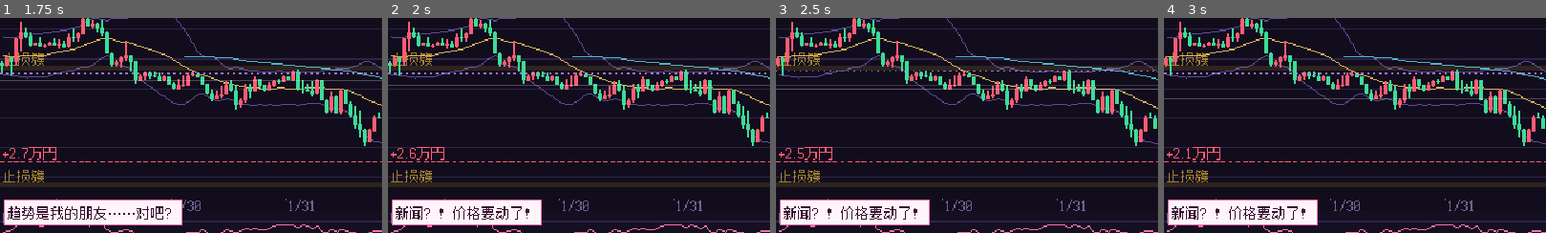
Above: before the commit, frames 1-4 (left to right).
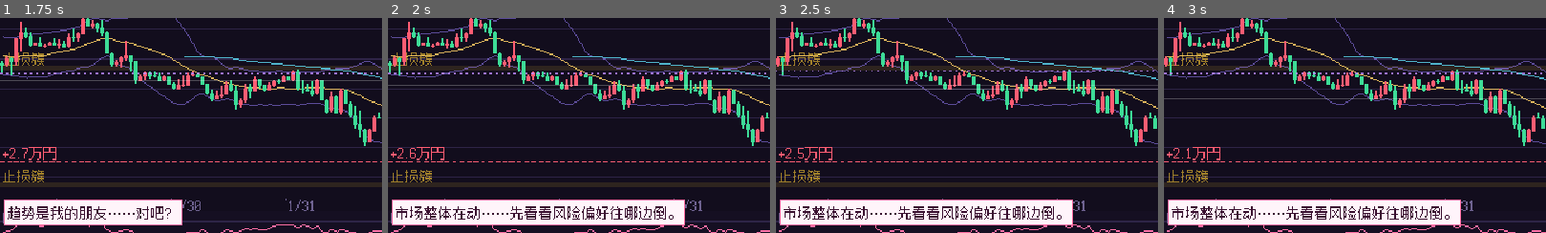
Above: after the commit, the same moments.

Repository: zeroa234/kurumi-fx-rogue
Game: Godot game, scene res://src/scenes/sandbox.tscn
Same seed, same stepped clock (60 frames per second), same inputs: the game is played once before the commit and once after it. This scene is started directly instead of the project's main scene.
Inputs (mouse positions are % of the whole screen's width and height, from its top left):
- Up to frame 1 (1.75 s): click "Ⅱ" at 0.5 s; click "1" at 1.25 s
- Up to frame 2 (2 s): no input
- Up to frame 3 (2.5 s): tap Enter at 2 s; drag from (36, 35) to (60, 28) at 2.02 s
- Up to frame 4 (3 s): click "2" at 2.75 s
The pictures show only the part of the screen within x 0-50%, y 12-62%; the shares and areas given below are measured in that part.

Frame 1 is identical in both runs. In frame 2, 5.5% of the frame differs, in the area x 2-78%, y 84-97%; in frame 3, 5.5%; in frame 4, 5.5%.

Commit message:
feat(kurumi-fx-rogue): 久留美对灾害/央行/谣言/辟谣/闪崩/钉住撤销/干预/指标惊喜/芽吹喊单的专属反应
Co-Authored-By: Claude Opus 5.5 <noreply@anthropic.com>

Diff:
--- a/config/asset-manifest.json
+++ b/config/asset-manifest.json
@@ -253,9 +253,9 @@
    "id": "mochiko_smile",
    "kind": "portrait_ref",
    "label": "萌智子·冷笑",
-   "seed": 5103,
+   "seed": 5113,
    "tags": "",
-   "nl": "The same girl standing and facing the viewer, eyes half-closed, with a cold amused smirk as if watching someone else's misfortune. Plain white background, clean anime cel shading, bold outlines.",
+   "nl": "The same girl in the same standing pose, facing the viewer with a confident, slightly mischievous smirk and narrowed eyes. Plain white background, clean anime cel shading, bold outlines.",
    "ref": "mochiko",
    "via": "comfyui-contract MCP anima-ic（参考图 temp/kurumi-ref/official/flat_<ref>.png），再 scripts/fetch_comfy_job.py 取回节点24输出，gen_assets.py --pix-only 像素化"
   },
--- a/data/story/barks.json
+++ b/data/story/barks.json
@@ -1,19 +1,287 @@
 {
-  "_doc": "交易中久留美的台词（游戏原创，按情境）。face 为立绘表情 id。",
-  "open_long":  [{"t": "买入！这次一定会涨的！", "f": "focus"}, {"t": "趋势是我的朋友……对吧？", "f": "normal"}, {"t": "冲呀——！", "f": "happy"}],
-  "open_short": [{"t": "卖出！跌下去吧！", "f": "focus"}, {"t": "这里是天花板，我有预感。", "f": "smug"}],
-  "win_small":  [{"t": "小赚一笔～积少成多！", "f": "happy"}, {"t": "嘿嘿，今天的打工费到手。", "f": "happy"}],
-  "win_big":    [{"t": "好、好厉害……这么一下就赚了这么多？！", "f": "smug"}, {"t": "离 2000 万又近了一步！", "f": "smug"}, {"t": "脑汁、脑汁要出来了……！", "f": "smug"}],
-  "loss_small": [{"t": "唔……止损也是交易的一部分。", "f": "worried"}, {"t": "没关系，下一单拿回来。", "f": "worried"}],
-  "loss_big":   [{"t": "骗人的吧……", "f": "shock"}, {"t": "为什么偏偏打在我的止损上啊！", "f": "angry"}, {"t": "冷静……冷静下来久留美……", "f": "cry"}],
-  "margin_call":[{"t": "维持率……要不够了……", "f": "shock"}, {"t": "不行不行不行，不能被强平！", "f": "cry"}],
-  "stop_out":   [{"t": "……全部，没了。", "f": "cry"}, {"t": "这样下去我也会变得和妈妈一样……", "f": "cry"}],
-  "float_up":   [{"t": "含み益在增加～♪", "f": "happy"}, {"t": "要不要再拿一会儿呢……", "f": "smug"}],
-  "float_down": [{"t": "含み損……只是暂时的……", "f": "worried"}, {"t": "会回来的，一定会回来的。", "f": "worried"}],
-  "news":       [{"t": "新闻？！价格要动了！", "f": "shock"}, {"t": "这条消息会让谁赚钱呢……", "f": "focus"}],
-  "indicator":  [{"t": "指标要出来了，点差也变大了……", "f": "focus"}],
-  "idle":       [{"t": "认真看图表，认真分析……", "f": "focus"}, {"t": "2000 万円，我一定会拿回来。", "f": "normal"}, {"t": "等待也是战斗。", "f": "normal"}],
-  "tilt":       [{"t": "取回来……全部都要取回来……！", "f": "tilt"}, {"t": "杠杆再大一点就好了……", "f": "tilt"}, {"t": "这里不加仓什么时候加仓！", "f": "tilt"}],
-  "swap":       [{"t": "掉期进账，躺着也能赚钱～", "f": "happy"}],
-  "zero_cut":   [{"t": "零 cut……至少没有欠债……", "f": "cry"}]
+ "_doc": "交易中久留美的台词（游戏原创，按情境）。face 为立绘表情 id。",
+ "open_long": [
+  {
+   "t": "买入！这次一定会涨的！",
+   "f": "focus"
+  },
+  {
+   "t": "趋势是我的朋友……对吧？",
+   "f": "normal"
+  },
+  {
+   "t": "冲呀——！",
+   "f": "happy"
+  }
+ ],
+ "open_short": [
+  {
+   "t": "卖出！跌下去吧！",
+   "f": "focus"
+  },
+  {
+   "t": "这里是天花板，我有预感。",
+   "f": "smug"
+  }
+ ],
+ "win_small": [
+  {
+   "t": "小赚一笔～积少成多！",
+   "f": "happy"
+  },
+  {
+   "t": "嘿嘿，今天的打工费到手。",
+   "f": "happy"
+  }
+ ],
+ "win_big": [
+  {
+   "t": "好、好厉害……这么一下就赚了这么多？！",
+   "f": "smug"
+  },
+  {
+   "t": "离 2000 万又近了一步！",
+   "f": "smug"
+  },
+  {
+   "t": "脑汁、脑汁要出来了……！",
+   "f": "smug"
+  }
+ ],
+ "loss_small": [
+  {
+   "t": "唔……止损也是交易的一部分。",
+   "f": "worried"
+  },
+  {
+   "t": "没关系，下一单拿回来。",
+   "f": "worried"
+  }
+ ],
+ "loss_big": [
+  {
+   "t": "骗人的吧……",
+   "f": "shock"
+  },
+  {
+   "t": "为什么偏偏打在我的止损上啊！",
+   "f": "angry"
+  },
+  {
+   "t": "冷静……冷静下来久留美……",
+   "f": "cry"
+  }
+ ],
+ "margin_call": [
+  {
+   "t": "维持率……要不够了……",
+   "f": "shock"
+  },
+  {
+   "t": "不行不行不行，不能被强平！",
+   "f": "cry"
+  }
+ ],
+ "stop_out": [
+  {
+   "t": "……全部，没了。",
+   "f": "cry"
+  },
+  {
+   "t": "这样下去我也会变得和妈妈一样……",
+   "f": "cry"
+  }
+ ],
+ "float_up": [
+  {
+   "t": "含み益在增加～♪",
+   "f": "happy"
+  },
+  {
+   "t": "要不要再拿一会儿呢……",
+   "f": "smug"
+  }
+ ],
+ "float_down": [
+  {
+   "t": "含み損……只是暂时的……",
+   "f": "worried"
+  },
+  {
+   "t": "会回来的，一定会回来的。",
+   "f": "worried"
+  }
+ ],
+ "news": [
+  {
+   "t": "新闻？！价格要动了！",
+   "f": "shock"
+  },
+  {
+   "t": "这条消息会让谁赚钱呢……",
+   "f": "focus"
+  }
+ ],
+ "indicator": [
+  {
+   "t": "指标要出来了，点差也变大了……",
+   "f": "focus"
+  }
+ ],
+ "idle": [
+  {
+   "t": "认真看图表，认真分析……",
+   "f": "focus"
+  },
+  {
+   "t": "2000 万円，我一定会拿回来。",
+   "f": "normal"
+  },
+  {
+   "t": "等待也是战斗。",
+   "f": "normal"
+  }
+ ],
+ "tilt": [
+  {
+   "t": "取回来……全部都要取回来……！",
+   "f": "tilt"
+  },
+  {
+   "t": "杠杆再大一点就好了……",
+   "f": "tilt"
+  },
+  {
+   "t": "这里不加仓什么时候加仓！",
+   "f": "tilt"
+  }
+ ],
+ "swap": [
+  {
+   "t": "掉期进账，躺着也能赚钱～",
+   "f": "happy"
+  }
+ ],
+ "zero_cut": [
+  {
+   "t": "零 cut……至少没有欠债……",
+   "f": "cry"
+  }
+ ],
+ "news_disaster": [
+  {
+   "t": "地震……？！大家没事吧……日元要被买爆了！",
+   "f": "shock"
+  },
+  {
+   "t": "灾害的时候还想着行情……我是不是很过分。",
+   "f": "worried"
+  },
+  {
+   "t": "避险资金会往日元和瑞郎跑——课本上写过的！",
+   "f": "focus"
+  }
+ ],
+ "news_cb": [
+  {
+   "t": "央行出手了！这一波会持续好几天！",
+   "f": "shock"
+  },
+  {
+   "t": "利率变了……掉期也会跟着变呢。",
+   "f": "focus"
+  }
+ ],
+ "news_rumor": [
+  {
+   "t": "【未确认】……这种消息到底能不能信啊。",
+   "f": "worried"
+  },
+  {
+   "t": "如果是假新闻，价格会全部吐回去的。小心……",
+   "f": "focus"
+  }
+ ],
+ "news_denial": [
+  {
+   "t": "果然是谣言！价格要回来了！",
+   "f": "happy"
+  },
+  {
+   "t": "被骗了……追进去的人要哭了。",
+   "f": "worried"
+  }
+ ],
+ "news_politics": [
+  {
+   "t": "选举和公投最可怕了，民调根本靠不住……",
+   "f": "worried"
+  }
+ ],
+ "news_market": [
+  {
+   "t": "市场整体在动……先看看风险偏好往哪边倒。",
+   "f": "focus"
+  }
+ ],
+ "news_speech": [
+  {
+   "t": "行长的话要逐字逐句地读……「必要时」到底是多必要？",
+   "f": "focus"
+  }
+ ],
+ "flash_crash": [
+  {
+   "t": "等、等一下，这是什么速度？！止损根本没在我设的地方成交！",
+   "f": "shock"
+  }
+ ],
+ "peg_break": [
+  {
+   "t": "……骗人的吧。下限……没有了？",
+   "f": "shock"
+  },
+  {
+   "t": "报价……消失了……",
+   "f": "cry"
+  }
+ ],
+ "intervention": [
+  {
+   "t": "干预来了！！一瞬间就是两三日元……！",
+   "f": "shock"
+  }
+ ],
+ "indicator_big": [
+  {
+   "t": "这个数字……和预测差太多了吧！",
+   "f": "shock"
+  },
+  {
+   "t": "惊喜值好大！价格在飞！",
+   "f": "smug"
+  }
+ ],
+ "indicator_flat": [
+  {
+   "t": "符合预期……这种时候反而容易上下扫一圈。",
+   "f": "focus"
+  }
+ ],
+ "mebuki_call": [
+  {
+   "t": "（芽吹又在喊单了……她说涨，那多半要跌？）",
+   "f": "focus"
+  },
+  {
+   "t": "（芽吹的直觉……反过来用的话，意外地准。）",
+   "f": "smug"
+  }
+ ],
+ "hunt": [
+  {
+   "t": "又是一根刺！明显是冲着止损去的！",
+   "f": "angry"
+  }
+ ]
 }
--- a/src/core/trade_session.gd
+++ b/src/core/trade_session.gd
@@ -63,6 +63,8 @@
 	account.zero_cut_used.connect(func(_a): kurumi.say("zero_cut", true))
 	account.swap_settled.connect(_on_swap)
 	events.news_posted.connect(_on_news)
+	market.peg_broken.connect(func(_s): kurumi.say("peg_break", true); kurumi.change(-15.0))
+	market.intervention.connect(func(_u, _d): kurumi.say("intervention", true); events.post_text("【速報】日本政府·日银实施汇率干预", "cb", "bank", 3))
 	# 预热：让图表有历史
 	var warm: int = int(cfg.get("warmup_days", 5))
 	events.random_news = false
@@ -284,7 +286,15 @@
 		kurumi.say("swap")
 
 func _on_news(item: Dictionary) -> void:
-	if int(item.get("severity", 1)) >= 2:
+	var kind: String = item.get("kind", "news")
+	var id: String = item.get("id", "")
+	if id == "flash_crash":
+		kurumi.say("flash_crash", true)
+	elif kind == "indicator":
+		kurumi.say("indicator_big" if absf(float(item.get("z", 0.0))) > 1.2 else "indicator_flat", absf(float(item.get("z", 0.0))) > 1.2)
+	elif kind in ["disaster", "cb", "rumor", "denial", "politics", "market", "speech"]:
+		kurumi.say("news_" + kind, kind in ["disaster", "cb"])
+	elif int(item.get("severity", 1)) >= 2:
 		kurumi.say("news")
 
 # ---------------------------------------------------------------- 便捷操作（UI 调用）
--- a/src/run/run_trade.gd
+++ b/src/run/run_trade.gd
@@ -170,6 +170,7 @@
 		truth = 1 if session.market.rng.randf() < 0.5 else -1
 	var call := -truth if session.market.rng.randf() < 0.75 else truth
 	session.events.post_sns("@芽吹", "今天的 %s 绝对%s！我的直觉这么说的！全力%s！" % [ins.name, "涨" if call > 0 else "跌", "买" if call > 0 else "卖"])
+	session.kurumi.say("mebuki_call")
 
 # ---------------------------------------------------------------- 结束
 
Not shown, changed: scripts/gen_assets.py
